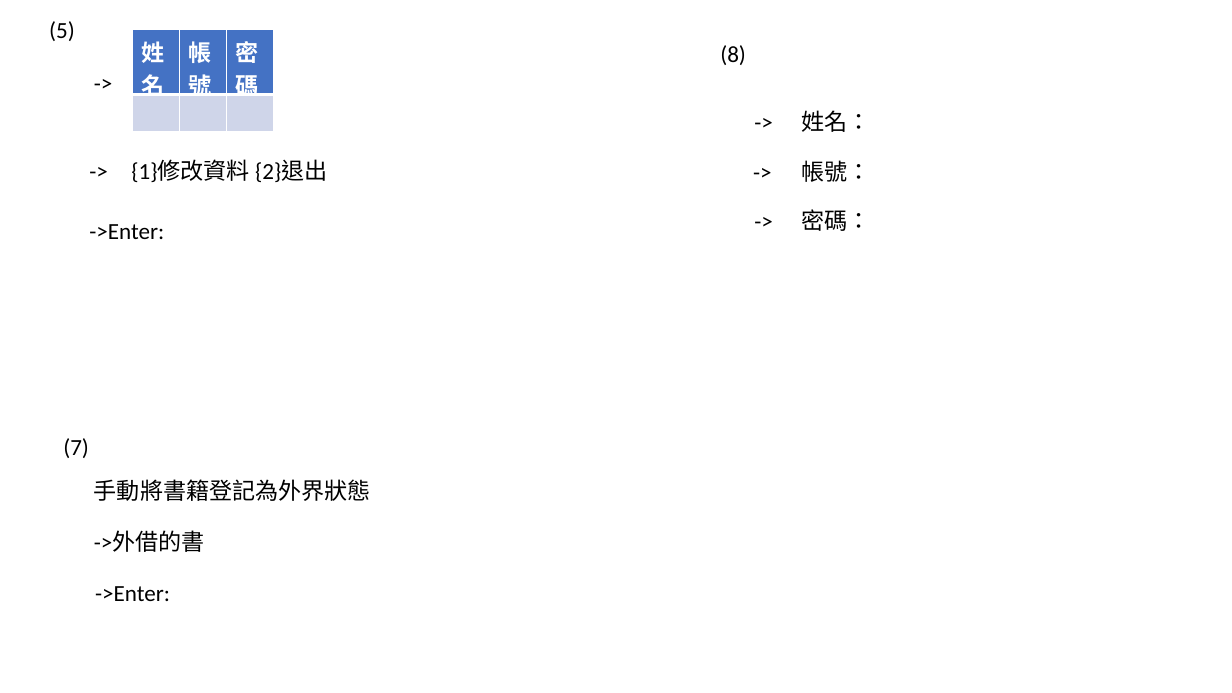
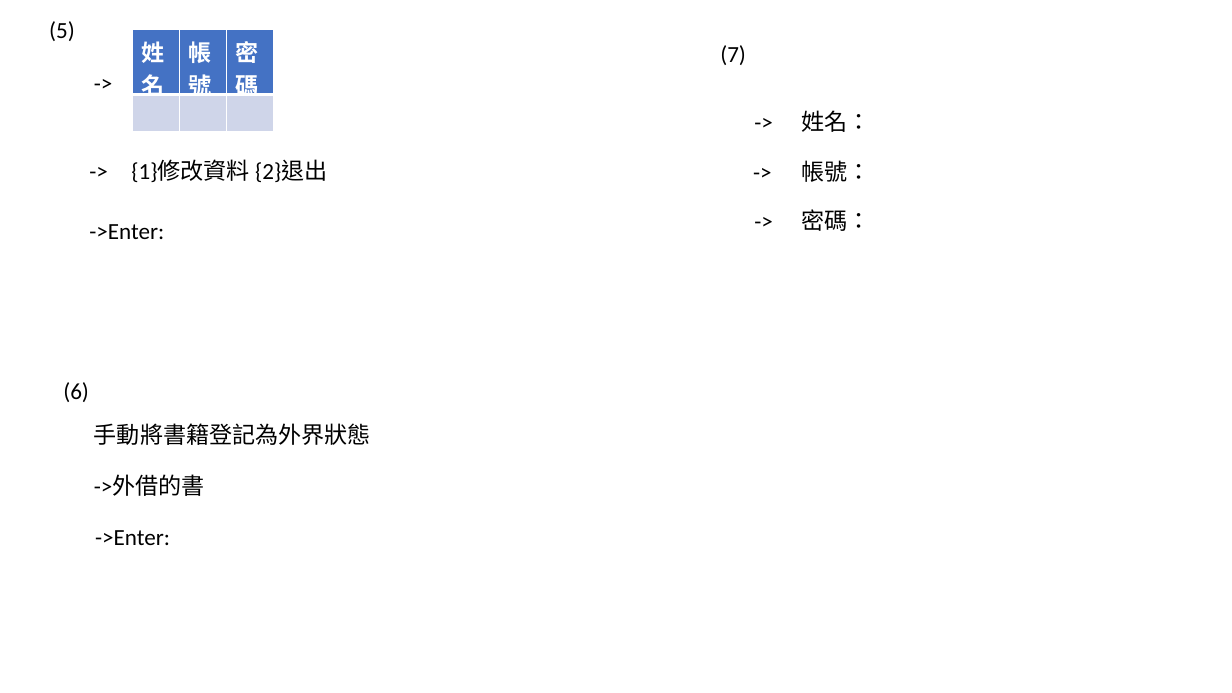
Before and after one commit to 1508leo/PD_Final_Project, a slide deck: slide 6 of Store/outline.pptx. Drawn at 1232x693 pixels with LibreOffice and Linux fonts; fonts in the diff are those of the drawing. Boxes give left, top, right and bottom in pixels: in the first picture for what was removed or moved away, otherwise in the second. Text is boxed around its words. In the diff, an @@ line names an element or a change of style, - is before the commit and + after.

```diff
--- a/Store/outline.pptx
+++ b/Store/outline.pptx
@@ text at [720, 45, 746, 65]: text changed @@
-(8)
+(7)
@@ text at [63, 382, 89, 402]: text changed @@
-(7)
+(6)
@@ 3 texts: place and size @@
-3 texts at [94, 479, 371, 601]
+3 texts at [94, 423, 371, 545]
```
Also in this commit, not shown: 2 other slides changed.
